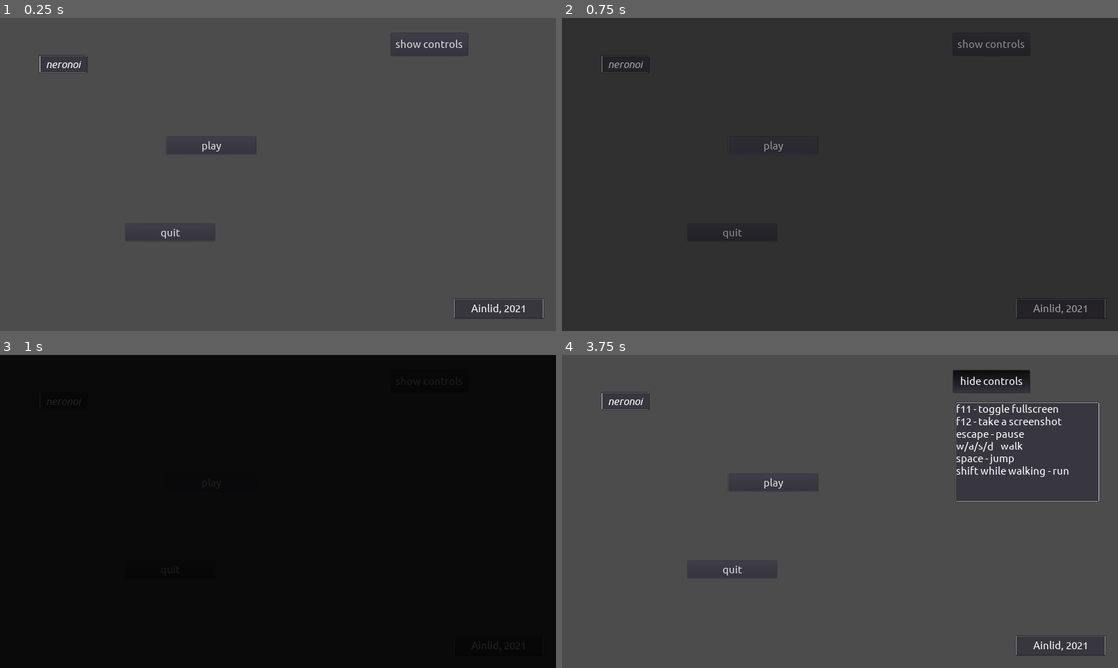
Above: before the commit, frames 1-4 (two rows, left to right).
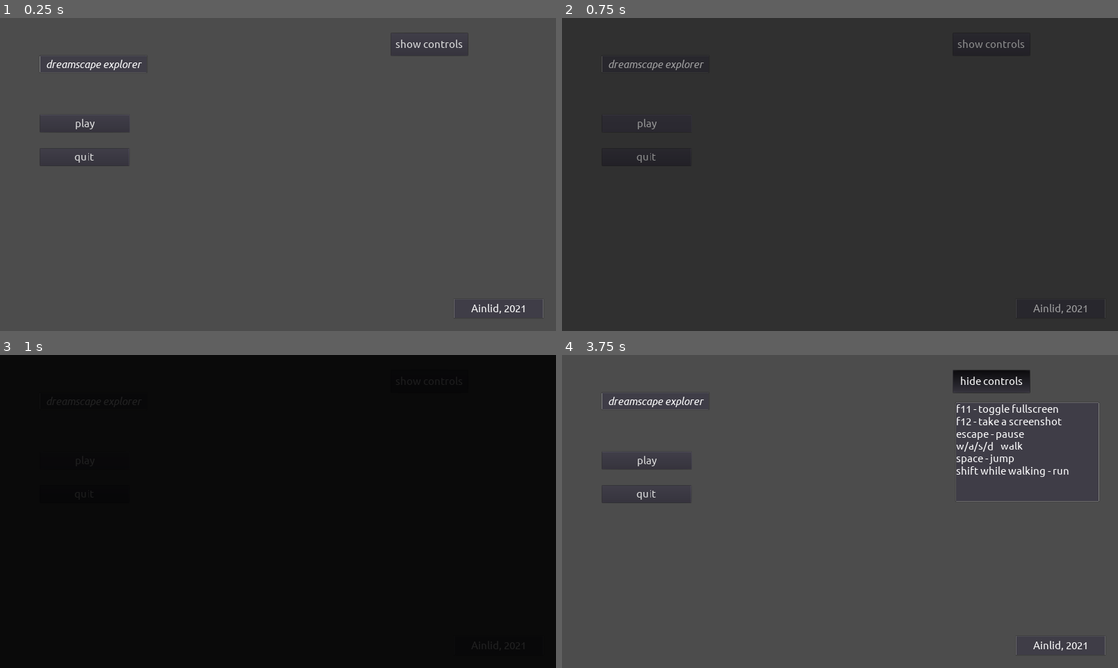
Above: after the commit, the same moments.

Repository: Ainlid/dreamscapexplorer
Game: Godot game, scene res://scenes/main_menu.tscn
Same seed, same stepped clock (60 frames per second), same inputs: the game is played once before the commit and once after it.
Inputs (mouse positions are in pixels of both pictures, inside the frame that each line leads up to):
- Up to frame 1 (0.25 s): no input
- Up to frame 2 (0.75 s): click "play" at 0.5 s
- Up to frame 3 (1 s): no input
- Up to frame 4 (3.75 s): click "play" at 1.25 s; move the mouse to (962, 495) at 2.02 s; hold D (move_right) 2.03-2.78 s; hold Shift (run) 2.03-2.78 s; tap Space (jump) at 2.27, 3.02 s; tap Enter at 2.75 s; move the mouse to (728, 527) at 2.77 s; hold S (move_back) 2.78-3.5 s; tap Shift (run) at 2.85 s; click "show controls" at 3.5 s

The runs differ from the first frame. In frame 1, 0.4% of the frame differs, in the area x 7-98%, y 12-96%; in frame 2, 0.3%; in frame 3, less than 0.1%; in frame 4, 0.6%.

Commit message:
another rename

Diff:
--- a/source/interface/styles/label.tres
+++ b/source/interface/styles/label.tres
@@ -1,14 +1,16 @@
 [gd_resource type="StyleBoxFlat" format=2]
 
 [resource]
-bg_color = Color( 0.223529, 0.215686, 0.25098, 1 )
+bg_color = Color( 0.25098, 0.243137, 0.282353, 1 )
 border_width_left = 1
 border_width_top = 1
 border_width_right = 1
 border_width_bottom = 1
+border_color = Color( 0.501961, 0.501961, 0.501961, 1 )
 border_blend = true
 corner_radius_top_left = 2
 corner_radius_top_right = 2
 corner_radius_bottom_right = 2
 corner_radius_bottom_left = 2
+shadow_color = Color( 0, 0, 0, 0.25098 )
 shadow_size = 4
--- a/source/project.godot
+++ b/source/project.godot
@@ -14,8 +14,8 @@
 
 [application]
 
-config/name="neronoi"
-config/description="basic but hopefully helpful"
+config/name="dreamscape explorer"
+config/description="dream diary"
 run/main_scene="res://scenes/main_menu.tscn"
 config/icon="res://icon.png"
 
--- a/source/scenes/main_menu.tscn
+++ b/source/scenes/main_menu.tscn
@@ -15,11 +15,11 @@
 [node name="title" type="Label" parent="."]
 margin_left = 138.0
 margin_top = 130.0
-margin_right = 300.0
+margin_right = 507.0
 margin_bottom = 188.0
 custom_styles/normal = ExtResource( 1 )
 custom_fonts/font = ExtResource( 6 )
-text = "neronoi"
+text = "dreamscape explorer"
 align = 1
 valign = 1
 __meta__ = {
@@ -41,10 +41,10 @@
 }
 
 [node name="play_button" type="Button" parent="."]
-margin_left = 574.0
-margin_top = 410.0
-margin_right = 884.0
-margin_bottom = 470.0
+margin_left = 138.0
+margin_top = 334.0
+margin_right = 448.0
+margin_bottom = 394.0
 focus_mode = 0
 mouse_default_cursor_shape = 2
 custom_fonts/font = ExtResource( 7 )
@@ -55,10 +55,10 @@
 }
 
 [node name="quit_button" type="Button" parent="."]
-margin_left = 434.0
-margin_top = 710.0
-margin_right = 742.0
-margin_bottom = 770.0
+margin_left = 138.0
+margin_top = 450.0
+margin_right = 446.0
+margin_bottom = 510.0
 focus_mode = 0
 mouse_default_cursor_shape = 2
 custom_fonts/font = ExtResource( 7 )
Not shown, changed: concept.txt
